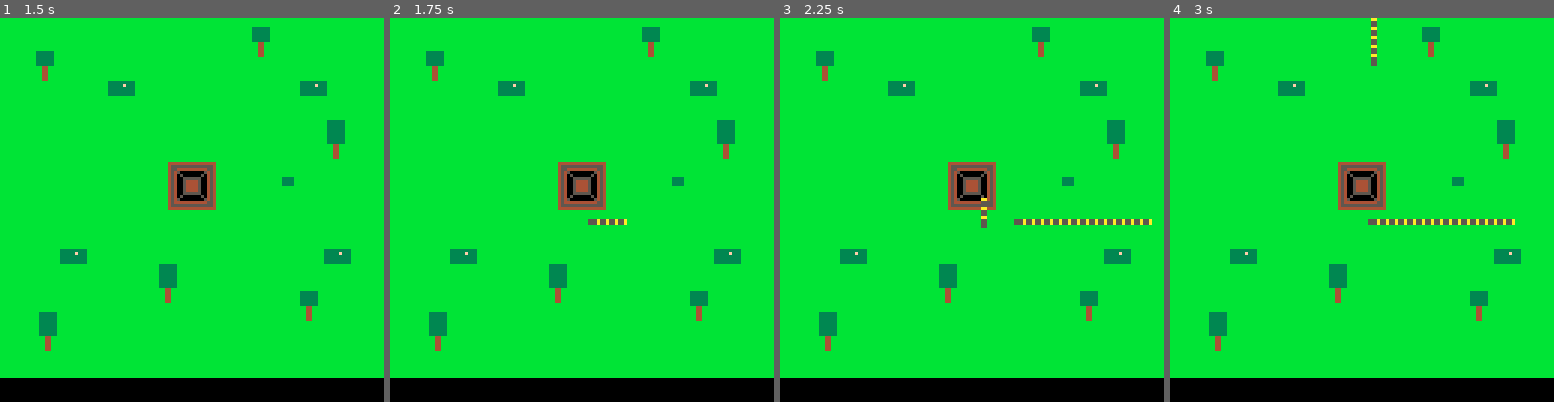
Above: before the commit, frames 1-4 (left to right).
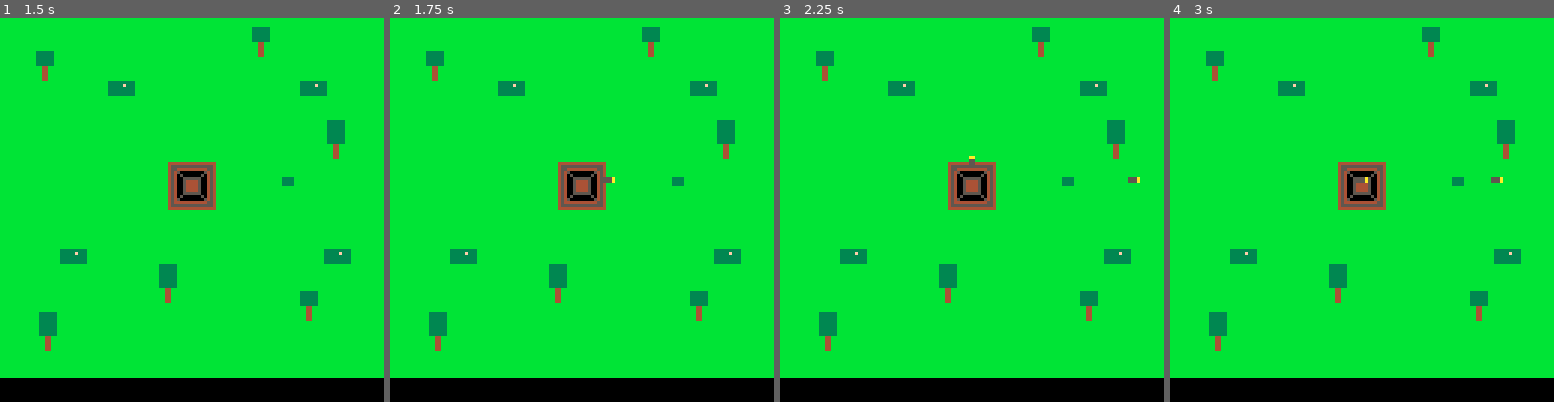
Above: after the commit, the same moments.

Repository: dollproxy/C3P0SGames
Game: PICO-8 cartridge spaceship.p8
Two runs of this game, one before a commit and one after it. Both use one fixed random seed, a clock stepped at 60 frames per second and the inputs below.
Inputs:
- Up to frame 1 (1.5 s): no input
- Up to frame 2 (1.75 s): hold Right from 1.6 s (still down)
- Up to frame 3 (2.25 s): release Right at 2.1 s; hold Up from 2.15 s (still down)
- Up to frame 4 (3 s): release Up at 2.42 s; hold Right from 2.47 s (still down)

Frame 1 is identical in both runs. In frame 2, 0.2% of the frame differs, in the area x 51-62%, y 41-54%; in frame 3, 0.8%; in frame 4, 0.9%, in the area x 48-90%, y 0-54%.

Commit message:
colisao de inimigos

Diff:
--- a/spaceship.p8
+++ b/spaceship.p8
@@ -2,8 +2,10 @@
 version 14
 __lua__
 function _init()
- fort = {x = 64, y = 64}
+ fort = {x = 60, y = 50}
 	bullets = {}
+	enemies = {}
+	t = 0
 end
 
 function fire (i,sprite,dix,diy)
@@ -18,17 +20,41 @@
 	add(bullets,bullet)
 end
 
+function spawn (sprite,sx,sy,dix,diy)
+	local enemy = {
+		sp = sprite,
+		x  = sx,
+		y  = sy,
+		dx = dix,
+		dy = diy
+		}
+	add(enemies,enemy)
+end
+
 function _update()
-
+	t += 1
+-- bullet  control
 		for bullet in all(bullets) do
 				bullet.x += bullet.dx
 				bullet.y += bullet.dy
+				if bullet.x < 0 or bullet.x > 128 or bullet.y < 0 or bullet.y > 128 then
+					del(bullets,bullet)
+				end
 		end
 
-  if btn(0) then fire(0,22,-3,0) end
-		if btn(1) then fire(1,19,3,0) end
-		if btn(2) then fire(2,20,0,-3) end
-		if btn(3) then fire(3,21,0,3) end
+  if btnp(0) then fire(0,22,-3,0) end
+		if btnp(1) then fire(1,19,3,0) end
+		if btnp(2) then fire(2,20,0,-3) end
+		if btnp(3) then fire(3,21,0,3) end
+-- enemy spawn
+	for enemy in all(enemies) do
+		enemy.x += enemy.dx
+		enemy.y += enemy.dy
+		if enemy.x > fort.x then
+			del(enemies,enemy)
+		end
+	end
+		if t%100 == 0 then spawn(14,0,fort.y,3,0) end
 
 end
 
@@ -37,6 +63,9 @@
 	map(0,0,0,0,17,16)
 	for bullet in all(bullets) do
 		spr(bullet.sp,bullet.x,bullet.y)
+	end
+	for enemy in all(enemies) do
+		spr(enemy.sp,enemy.x,enemy.y)
 	end
 end
 
